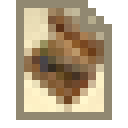
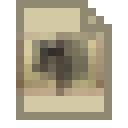
Layers edited between the first and the second 128 x 128 image:
added layer "Library" above "Template" over [16,32,104,96]
hid "Equipment" over [24,8,104,112]
